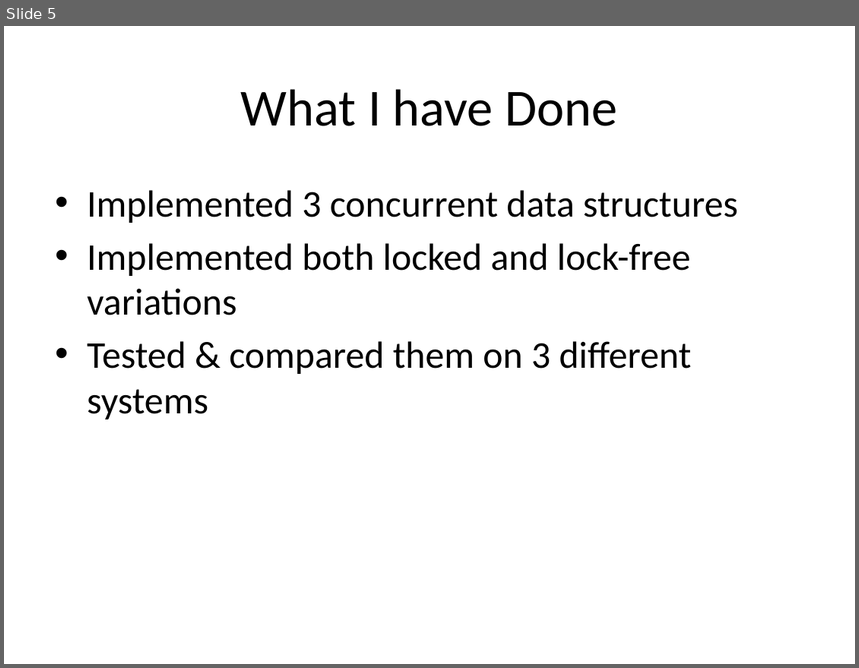
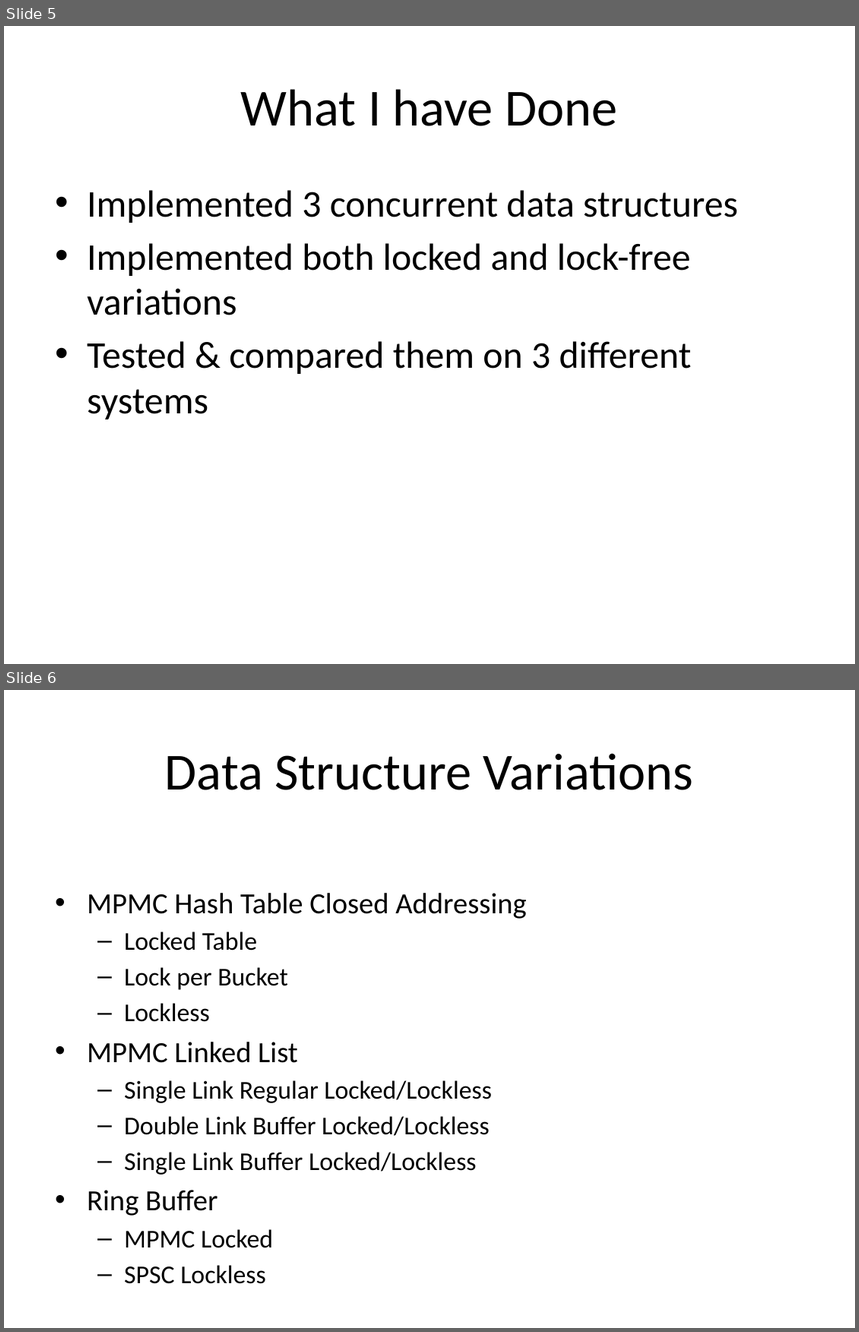
Before and after one commit to gibsonma/FYP, a slide deck: Report/FYP_Presentation.pptx. Shown one above the other, each under a label of ours: slide 5 before the commit, slides 5 and 6 after it. The pictures are 859x668 and 859x1332 pixels, drawn with LibreOffice and Linux fonts; fonts in the diff are those of the drawing. Boxes give left, top, right and bottom in pixels: in the first picture for what was removed or moved away, otherwise in the second. Text is boxed around its words. In the diff, an @@ line names an element or a change of style, - is before the commit and + after.

```diff
--- a/Report/FYP_Presentation.pptx
+++ b/Report/FYP_Presentation.pptx
@@ slide 6 added at box(4, 690, 855, 1328), background #FFFFFF @@
@@ title added at box(165, 753, 693, 790), 44 pt, text #000000 @@
+Data Structure Variations
@@ text added at box(87, 893, 526, 1249), 21.7 pt, text #000000 @@
+• MPMC Hash Table Closed Addressing
+  – Locked Table
+  – Lock per Bucket
+  – Lockless
+• MPMC Linked List
+  – Single Link Regular Locked/Lockless
+  – Double Link Buffer Locked/Lockless
+  – Single Link Buffer Locked/Lockless
+• Ring Buffer
+  – MPMC Locked
+  – SPSC Lockless
```
Also in this commit, not shown: 4 slides changed, 2 other slides added, 1 slide removed, 3 other files.
